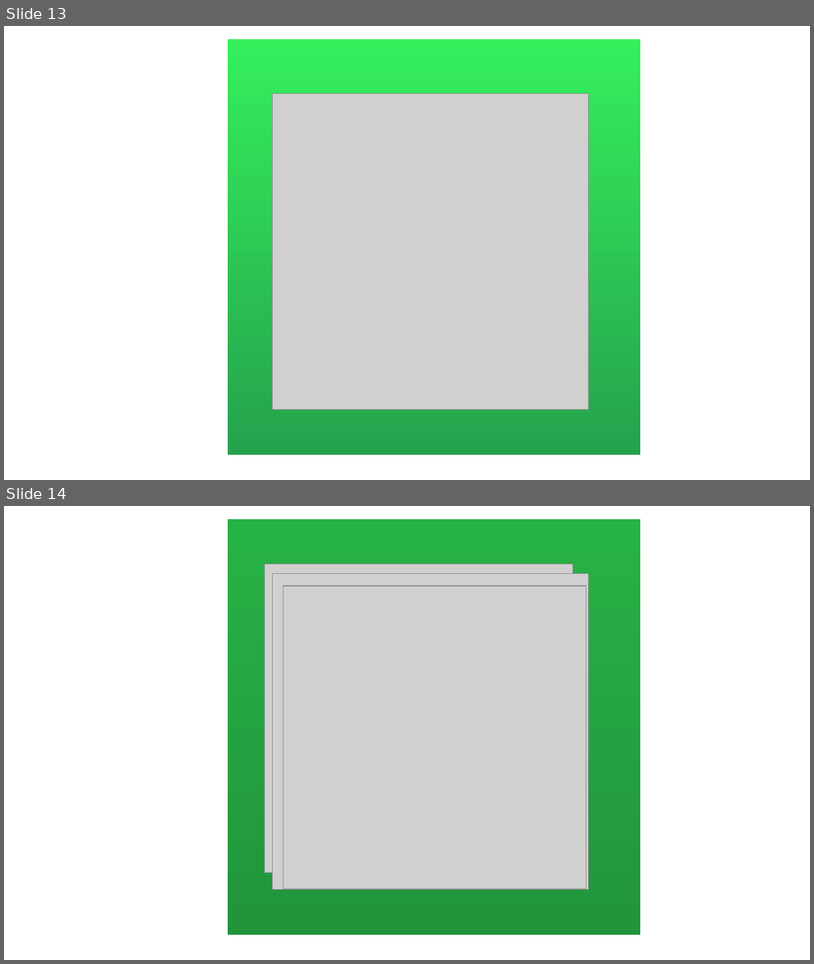
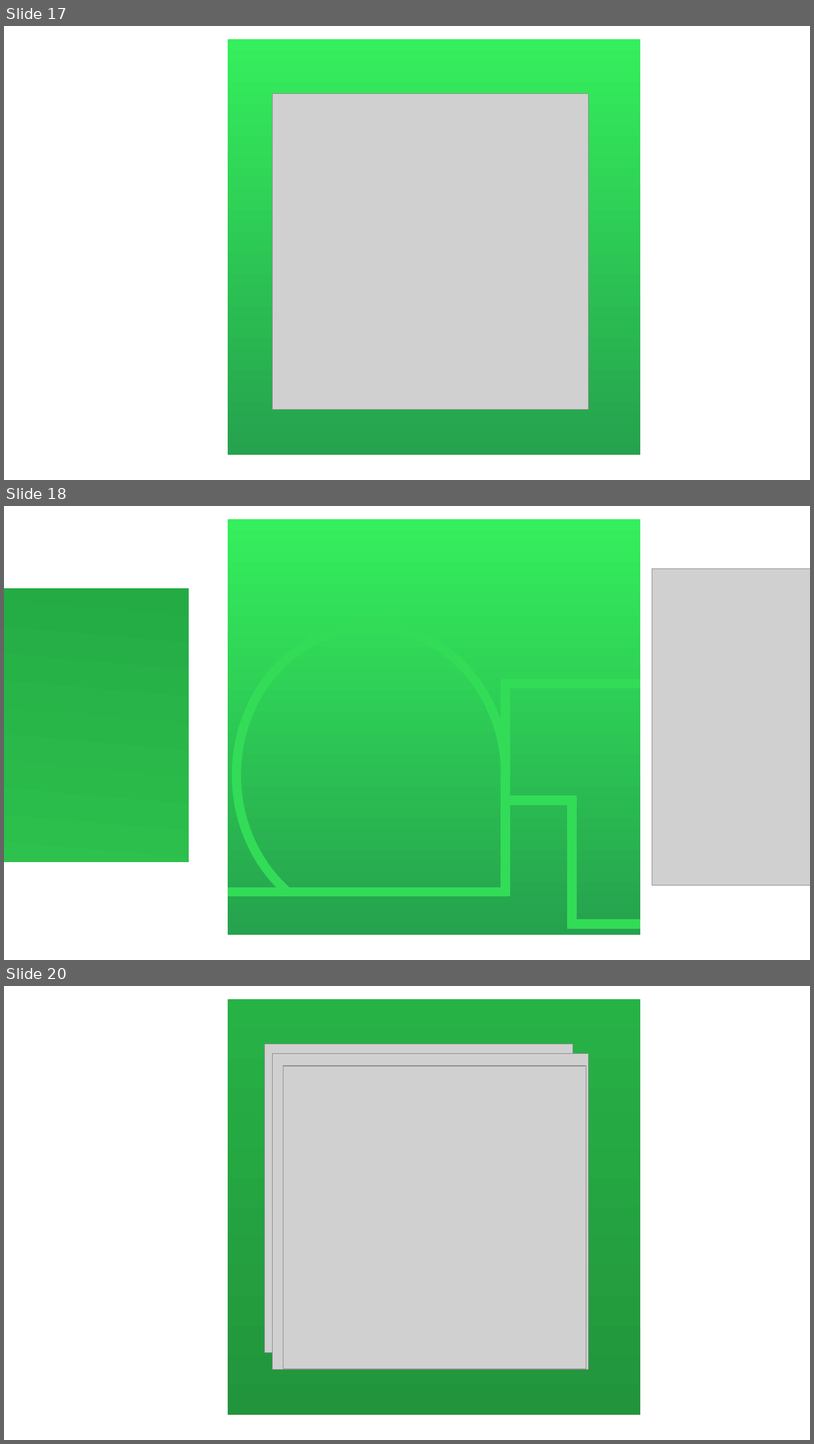
Before and after one commit to antenehs/Commuter, a slide deck: Reitti/Pictures/Pictures.pptx. Shown one above the other, each under a label of ours: slides 13 and 14 before the commit, slides 17, 18 and 20 after it; the slides between them are not shown. The pictures are 814x964 and 814x1444 pixels, drawn with LibreOffice and Linux fonts; fonts in the diff are those of the drawing; grey boxes stand for pictures. Boxes give left, top, right and bottom in pixels: in the first picture for what was removed or moved away, otherwise in the second. Text is boxed around its words. In the diff, an @@ line names an element or a change of style, - is before the commit and + after.

```diff
--- a/Reitti/Pictures/Pictures.pptx
+++ b/Reitti/Pictures/Pictures.pptx
@@ slide 18 added at (4,506,810,960), background #FFFFFF @@
@@ rectangle added at (228,519,641,934), fill gradient #25A24D to #35EF5C @@
@@ picture added at (653,569,810,885) @@
@@ rectangle added at (4,589,189,862), fill gradient #2DC14D to #24AB44 @@
@@ arc (boxed as its full ellipse) added at (236,627,506,924), outline #32DC57 11 pt @@
@@ elbow line added from (228, 892) to (641, 683), #32DC57 11 pt @@
@@ elbow line added from (504, 800) to (641, 924), #32DC57 11 pt @@
@@ what was slide 13 is now slide 17 @@
@@ what was slide 14 is now slide 20 @@
```
Also in this commit, not shown: 1 slide changed, 6 other slides added, 1 slide removed, 30 other files.
